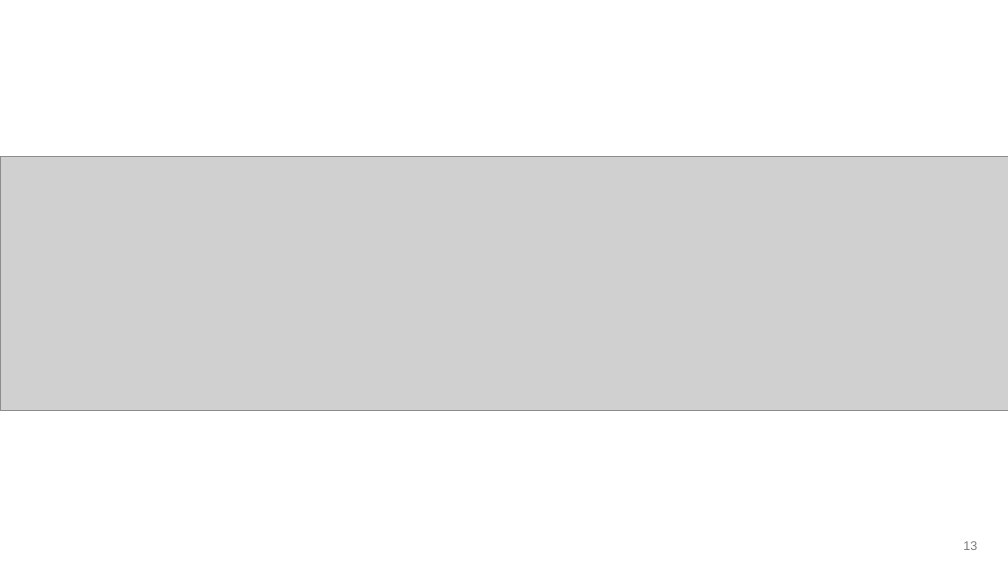
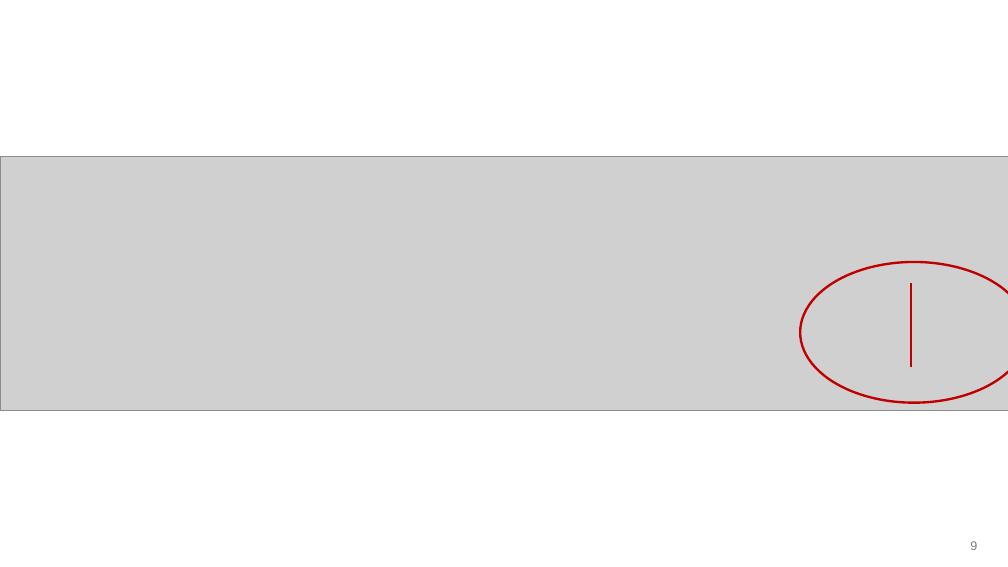
Before and after one commit to Knightowl808/Cocoa, a slide deck: slide 9 of 17_03_26_Bleher.pptx (slide 13 before the commit). Drawn at 1008x567 pixels with LibreOffice and Linux fonts; fonts in the diff are those of the drawing; grey boxes stand for pictures; background and template pictures are left out. Boxes give left, top, right and bottom in pixels: in the first picture for what was removed or moved away, otherwise in the second. Text is boxed around its words. In the diff, an @@ line names an element or a change of style, - is before the commit and + after.

```diff
--- a/17_03_26_Bleher.pptx
+++ b/17_03_26_Bleher.pptx
@@ ellipse added at (800, 262, 1008, 403), outline #C00000 2.25 pt @@
@@ line added from (911, 284) to (911, 367), #C00000 2.25 pt @@
@@ page number at (970, 541, 977, 550): text changed @@
-13
+9
```
Also in this commit, not shown: 3 other slides changed, 1 slide added, 3 slides removed.
